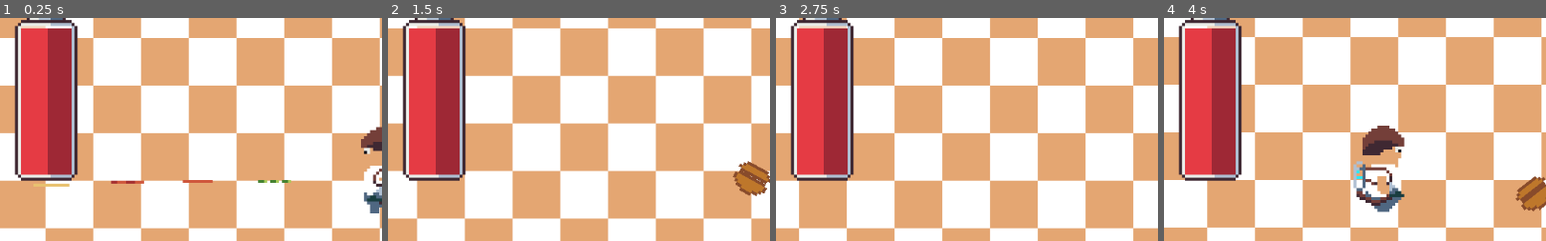
Above: before the commit, frames 1-4 (left to right).
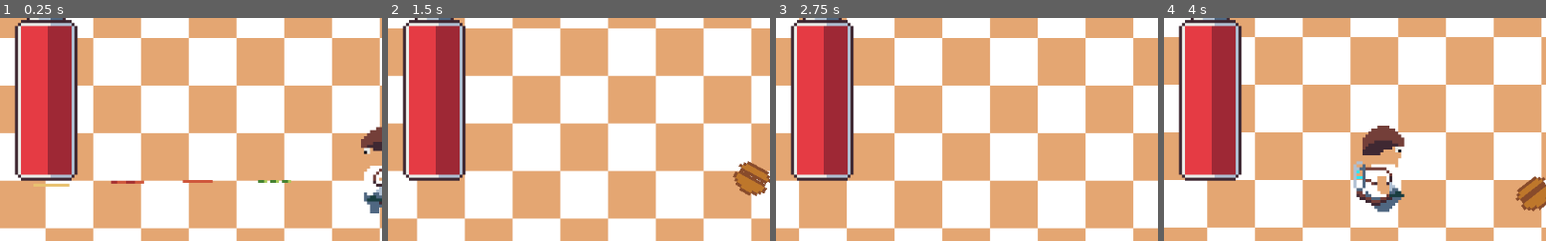
Above: after the commit, the same moments.

Repository: dardanbujupaj/night-shift
Game: Godot game, scene res://scenes/Diner.tscn
Two runs of this game, one before a commit and one after it. Both use one fixed random seed, a clock stepped at 60 frames per second and the inputs below. Sound files missing from this copy of the repository are replaced by a short silence.
Inputs (mouse positions are % of the whole screen's width and height, from its top left):
- Up to frame 1 (0.25 s): no input
- Up to frame 2 (1.5 s): move the mouse to (72, 45) at 0.52 s; hold D (move_right) 0.53-1.28 s; right-click (72, 45) at 0.6 s; move the mouse to (30, 55) at 1.27 s; hold S (move_down) from 1.28 s (still down); click (30, 55) at 1.35 s
- Up to frame 3 (2.75 s): move the mouse to (60, 28) at 2.02 s; release S (move_down) at 2.03 s; hold D (move_right) from 2.03 s (still down); hold R from 2.03 s (still down)
- Up to frame 4 (4 s): move the mouse to (45, 70) at 2.77 s; release D (move_right) at 2.78 s; release R at 2.78 s; hold W (move_up) 2.78-3.53 s; right-click (45, 70) at 2.85 s; move the mouse to (80, 65) at 3.52 s; press the mouse at (80, 65) at 3.53 s; hold A (move_left) from 3.53 s (still down)
The pictures show only the part of the screen within x 0-50%, y 6-56%; the shares and areas given below are measured in that part.

The runs differ from the first frame. In frame 1, 0.2% of the frame differs, in the area x 5-19%, y 3-5%; in frame 2, 0.2%; in frame 3, 0.2%; in frame 4, 0.2%.

Commit message:
fix health bar offset

Diff:
--- a/scenes/character/HealthBar.gd
+++ b/scenes/character/HealthBar.gd
@@ -8,7 +8,7 @@
 
 # Called when the node enters the scene tree for the first time.
 func _ready():
-	max_value = max_health * RESOLUTION * 1.25
+	max_value = max_health * RESOLUTION * 1.2
 	self.health = max_health
 
 
